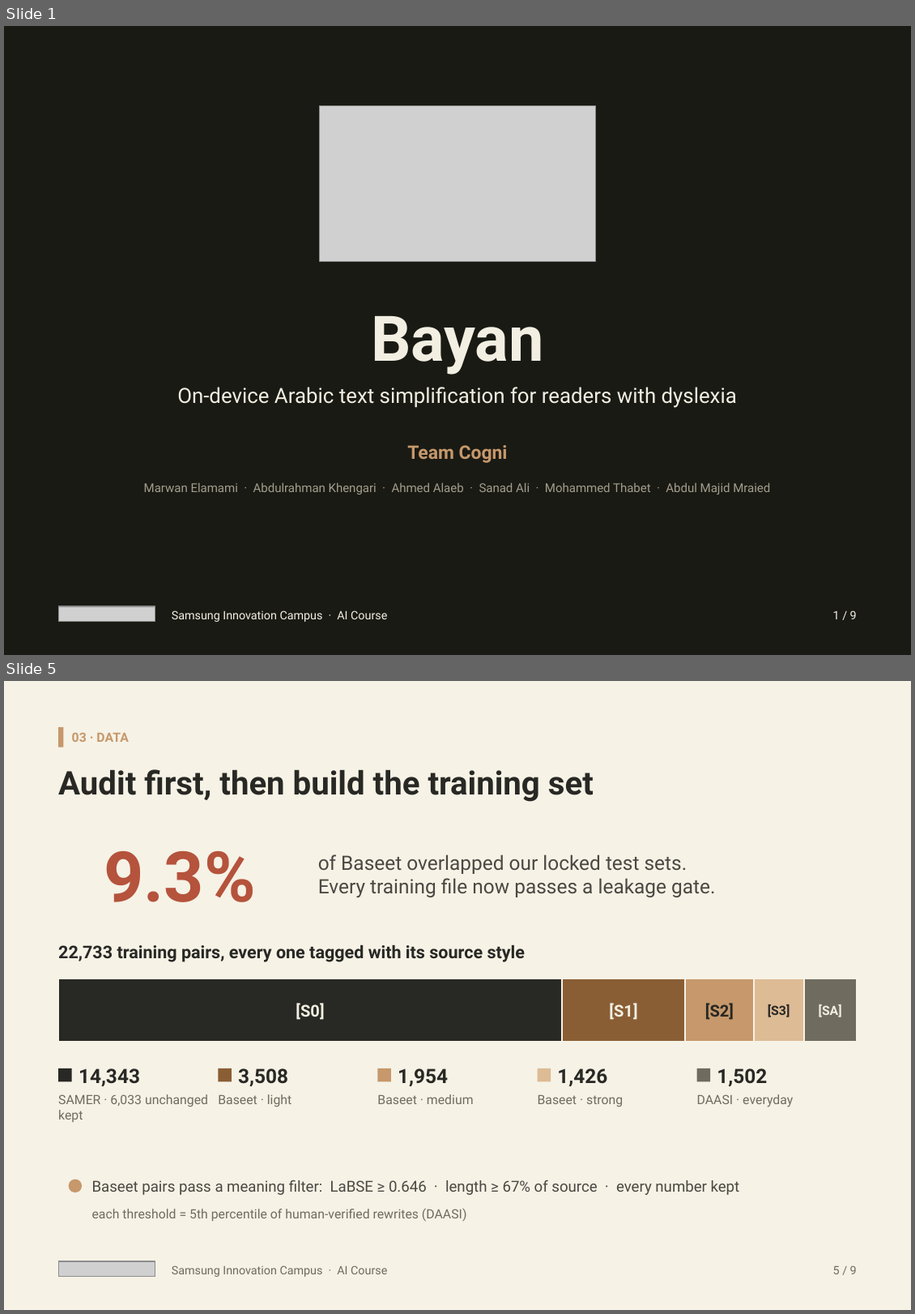
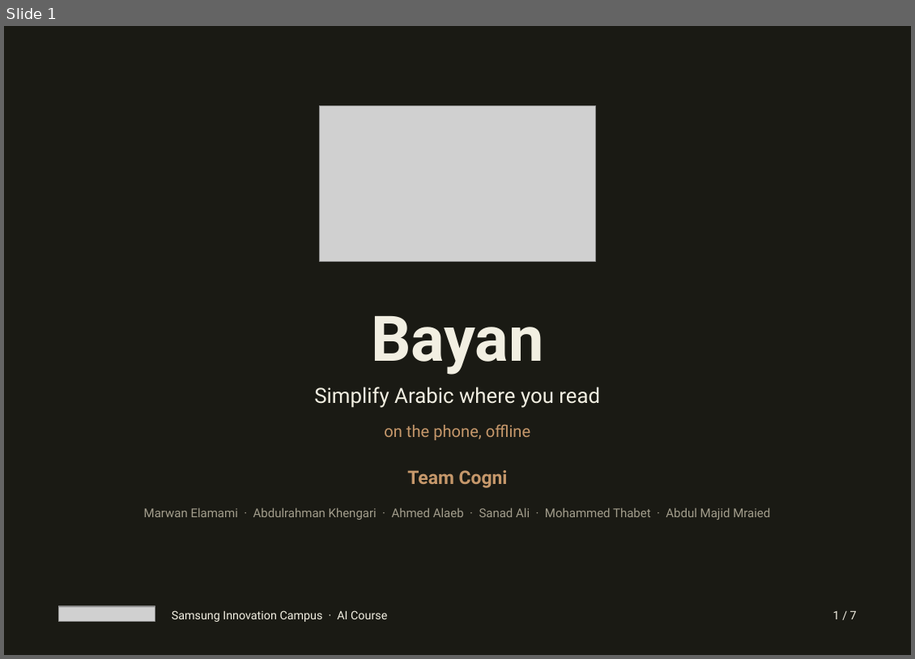
Before and after one commit to Cogni-Libya/Bayan, a slide deck: deliverables/04_presentation/Bayan_Submission.pptx. Shown one above the other, each under a label of ours: slides 1 and 5 before the commit, slide 1 after it; the slides between them are not shown. The pictures are 915x1314 and 915x659 pixels, drawn with LibreOffice and Linux fonts; fonts in the diff are those of the drawing; grey boxes stand for pictures. Boxes give left, top, right and bottom in pixels: in the first picture for what was removed or moved away, otherwise in the second. Text is boxed around its words. In the diff, an @@ line names an element or a change of style, - is before the commit and + after.

Commit message:
Submission deck rebuild + uv-scoped deck toolchain
Rebuild Bayan_Submission.pptx from facts.py-sourced numbers across seven
scenes aligned to the presenting beats, and make both decks regenerable
from scratch with a deliverable-local uv project (pyproject + lock).

```diff
--- a/deliverables/04_presentation/Bayan_Submission.pptx
+++ b/deliverables/04_presentation/Bayan_Submission.pptx
@@ slide 5 removed at box(4, 681, 911, 1310), background #FFFFFF @@
@@ rectangle removed at box(4, 681, 911, 1310) @@
@@ rectangle removed at box(58, 727, 63, 747) @@
@@ text removed at box(72, 732, 128, 742) @@
-03 · DATA
@@ text removed at box(58, 769, 594, 802) @@
-Audit first, then build the training set
@@ text removed at box(104, 851, 255, 902) @@
-9.3%
@@ text removed at box(318, 854, 715, 897) @@
-of Baseet overlapped our locked test sets.
-Every training file now passes a leakage gate.
@@ text removed at box(58, 945, 525, 962) @@
-22,733 training pairs, every one tagged with its source style
@@ rectangle removed at box(58, 978, 562, 1041) @@
-[S0]
@@ rectangle removed at box(562, 978, 685, 1041) @@
-[S1]
@@ rectangle removed at box(685, 978, 754, 1041) @@
-[S2]
@@ rectangle removed at box(754, 978, 804, 1041) @@
-[S3]
@@ rectangle removed at box(804, 978, 857, 1041) @@
-[SA]
@@ rectangle removed at box(58, 1068, 72, 1081) @@
@@ text removed at box(79, 1068, 140, 1086) @@
-14,343
@@ rectangle removed at box(219, 1068, 232, 1081) @@
@@ text removed at box(238, 1068, 288, 1086) @@
-3,508
@@ rectangle removed at box(377, 1068, 391, 1081) @@
@@ text removed at box(398, 1068, 448, 1086) @@
-1,954
@@ rectangle removed at box(538, 1068, 551, 1081) @@
@@ text removed at box(557, 1068, 607, 1086) @@
-1,426
@@ rectangle removed at box(697, 1068, 710, 1081) @@
@@ text removed at box(717, 1068, 767, 1086) @@
-1,502
@@ text removed at box(58, 1094, 208, 1122) @@
-SAMER · 6,033 unchanged kept
@@ text removed at box(218, 1094, 292, 1106) @@
-Baseet · light
@@ text removed at box(377, 1094, 474, 1104) @@
-Baseet · medium
@@ text removed at box(538, 1095, 623, 1106) @@
-Baseet · strong
@@ text removed at box(697, 1094, 793, 1107) @@
-DAASI · everyday
@@ ellipse removed at box(69, 1178, 82, 1192) @@
@@ text removed at box(92, 1180, 740, 1195) @@
-Baseet pairs pass a meaning filter: LaBSE ≥ 0.646 · length ≥ 67% of source · every number kept
@@ text removed at box(92, 1207, 467, 1221) @@
-each threshold = 5th percentile of human-verified rewrites (DAASI)
@@ picture removed at box(58, 1261, 155, 1276) @@
@@ text removed at box(172, 1265, 387, 1276) @@
-Samsung Innovation Campus · AI Course
@@ text removed at box(833, 1265, 857, 1274) @@
-5 / 9
@@ slide 1 changed as well @@
@@ text at box(314, 386, 600, 408): text changed @@
-On-device Arabic text simplification for readers with dyslexia
+Simplify Arabic where you read
@@ text added at box(384, 424, 530, 440), 14 pt, text #C6986B @@
+on the phone, offline
@@ text "Team Cogni": place and size @@
-text "Team Cogni" at box(407, 445, 508, 463)
+text "Team Cogni" at box(407, 470, 508, 488)
@@ text "Marwan Elamami · Abdulrahman Khengari ...": place and size @@
-text "Marwan Elamami · Abdulrahman Khengari ..." at box(144, 483, 770, 494)
+text "Marwan Elamami · Abdulrahman Khengari ..." at box(144, 508, 770, 519)
@@ text at box(833, 610, 857, 619): text changed @@
-1 / 9
+1 / 7
```
Also in this commit, not shown: 6 slides added, 7 other slides removed, 8 other files.
